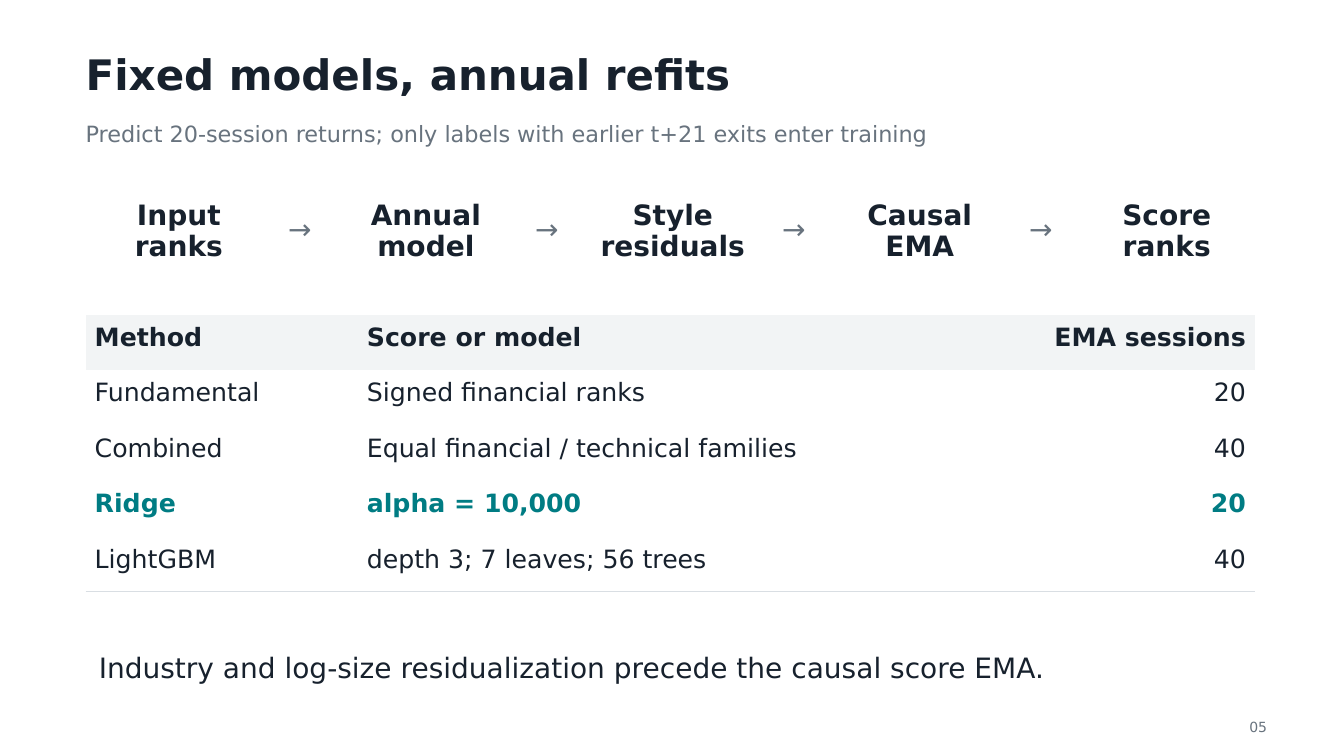
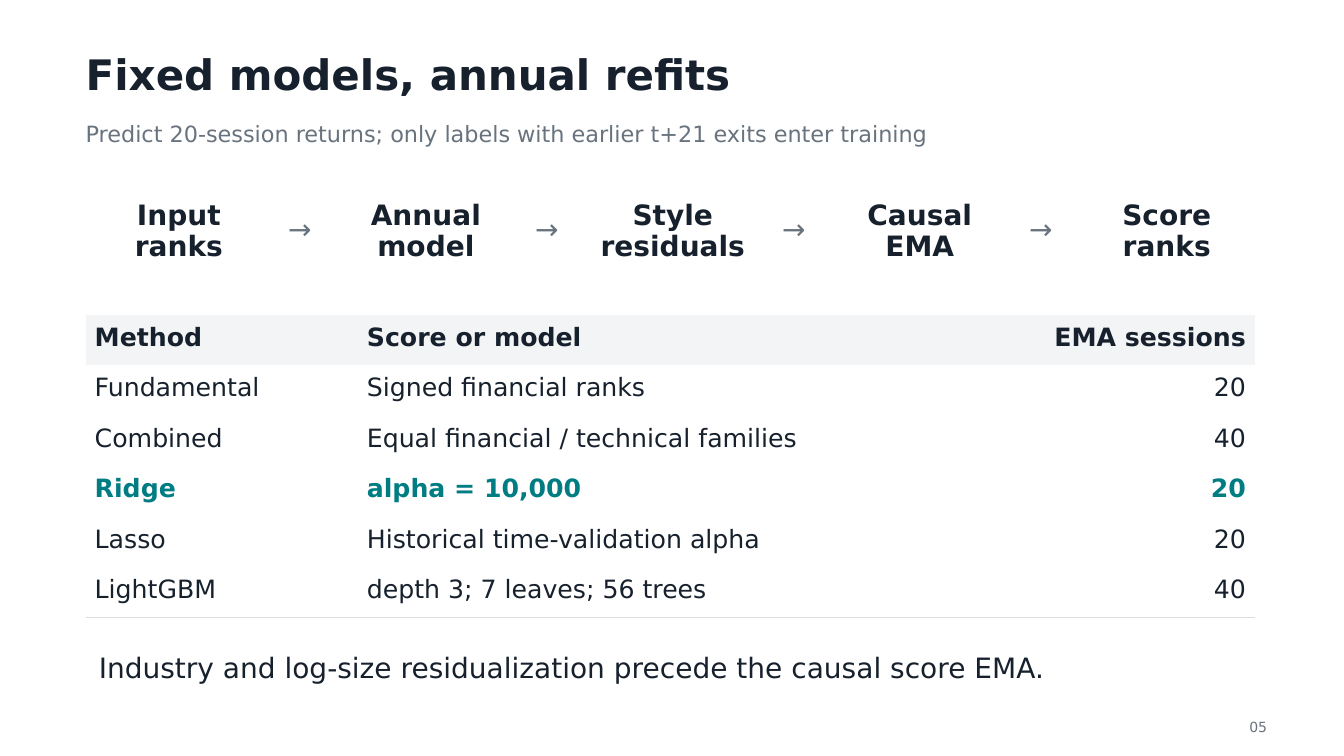
Before and after one commit to smallwhite1909/Investment-Group9, a slide deck: slide 5 of Presentation_Group9.pptx. Drawn at 1344x756 pixels with LibreOffice and Linux fonts; fonts in the diff are those of the drawing. Boxes give left, top, right and bottom in pixels: in the first picture for what was removed or moved away, otherwise in the second. Text is boxed around its words. In the diff, an @@ line names an element or a change of style, - is before the commit and + after.

```diff
--- a/Presentation_Group9.pptx
+++ b/Presentation_Group9.pptx
@@ table at (x1=86, y1=315, x2=1255, y2=617) @@
+row 5: Lasso | Historical time-validation alpha | 20
```
Also in this commit, not shown: 3 other slides changed, 1 slide added, 1 slide removed, 9 other files.
